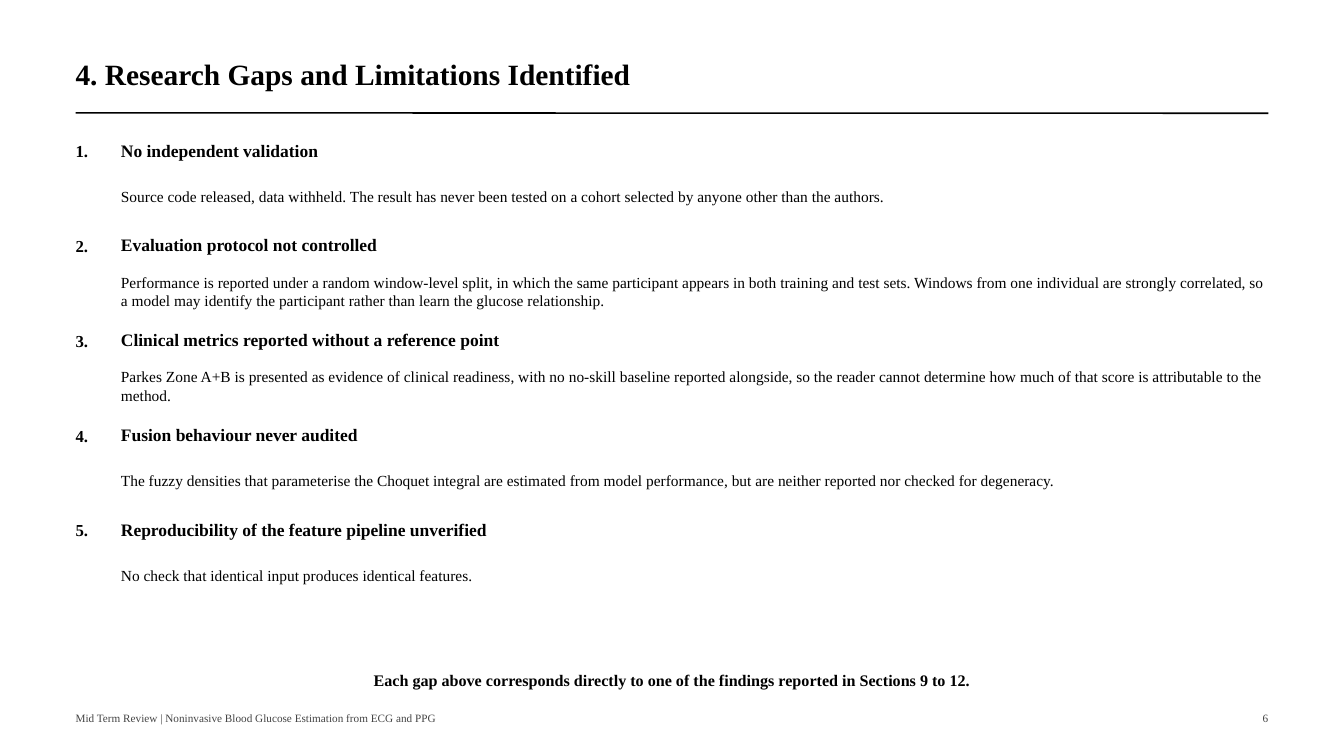
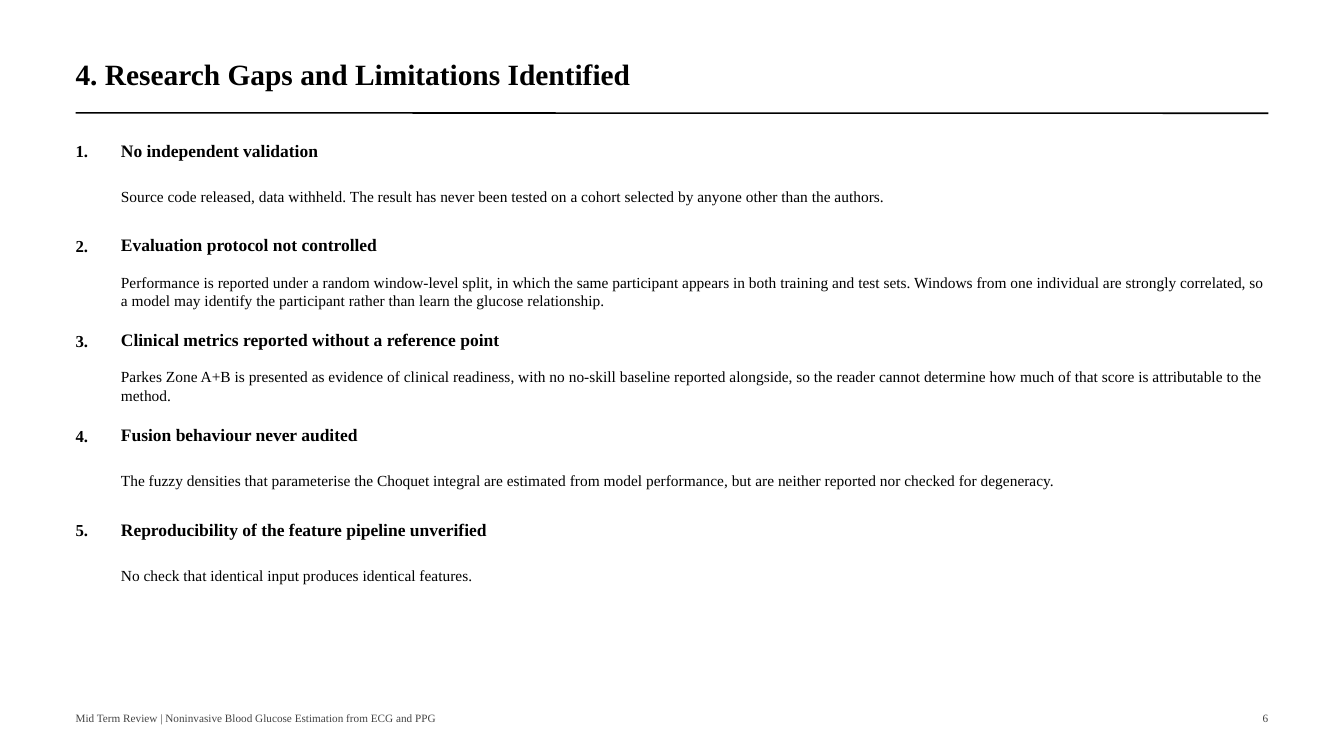
Before and after one commit to navtesh21/btp-project, a slide deck: slide 6 of deck/btp_midterm_review.pptx. Drawn at 1344x756 pixels with LibreOffice and Linux fonts; fonts in the diff are those of the drawing. Boxes give left, top, right and bottom in pixels: in the first picture for what was removed or moved away, otherwise in the second. Text is boxed around its words. In the diff, an @@ line names an element or a change of style, - is before the commit and + after.

```diff
--- a/deck/btp_midterm_review.pptx
+++ b/deck/btp_midterm_review.pptx
@@ text removed at (x1=374, y1=674, x2=970, y2=690) @@
-Each gap above corresponds directly to one of the findings reported in Sections 9 to 12.
```
Also in this commit, not shown: 11 other slides changed, 2 slides added, 1 slide removed, 2 other files.
